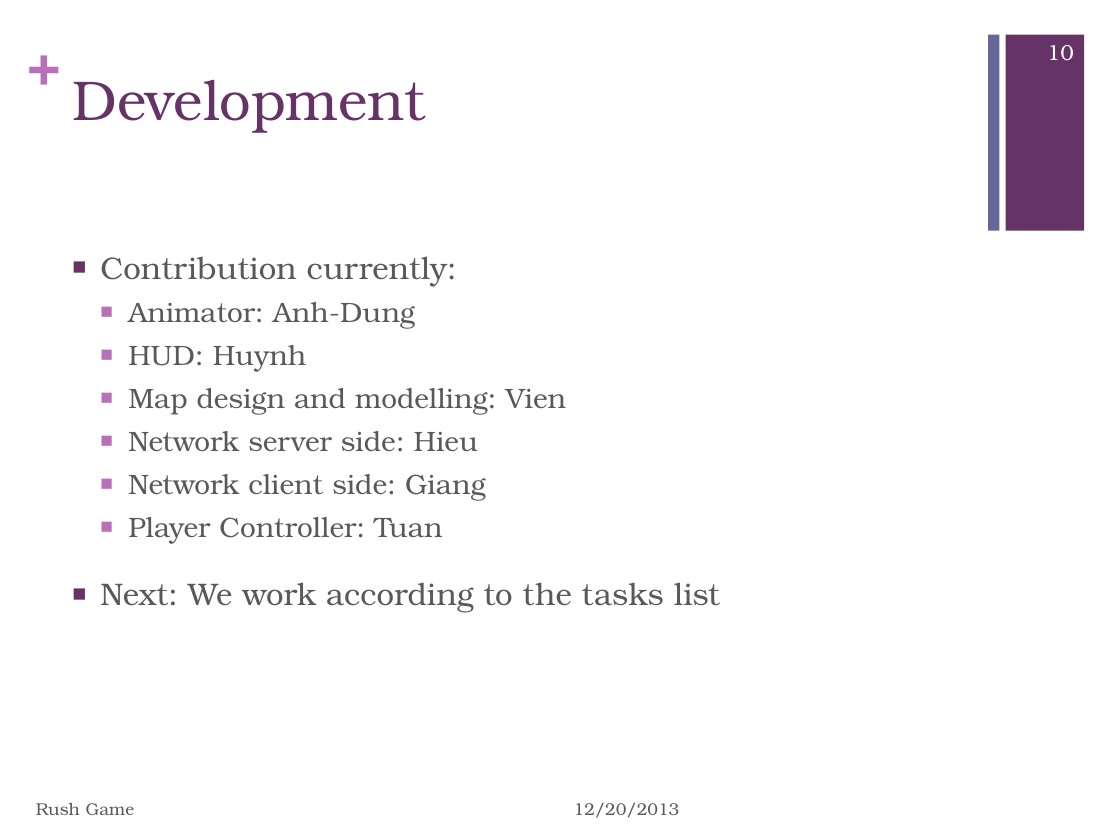
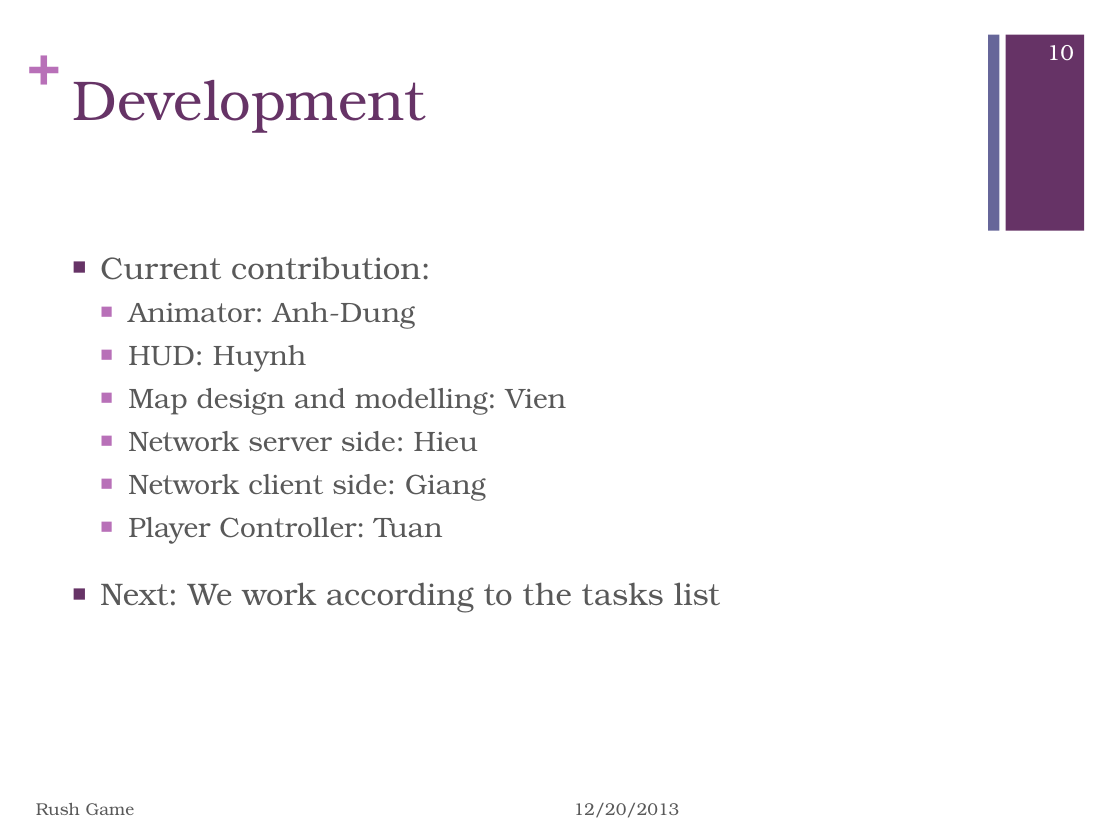
Before and after one commit to lumintos/rushgame, a slide deck: slide 10 of References/RUSH GAME.pptx. Drawn at 1120x840 pixels with LibreOffice and Linux fonts; fonts in the diff are those of the drawing; background and template pictures are left out. Boxes give left, top, right and bottom in pixels: in the first picture for what was removed or moved away, otherwise in the second. Text is boxed around its words. In the diff, an @@ line names an element or a change of style, - is before the commit and + after.

```diff
--- a/References/RUSH GAME.pptx
+++ b/References/RUSH GAME.pptx
@@ text at [100,256,431,280]: text changed @@
-■ Contribution currently:
+■ Current contribution:
```
Also in this commit, not shown: 3 other files.
